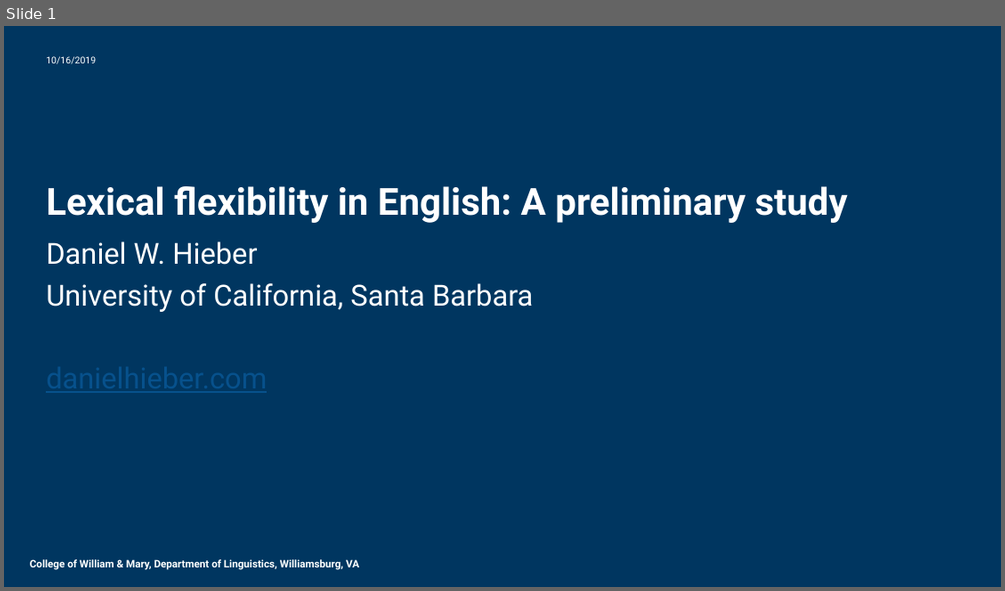
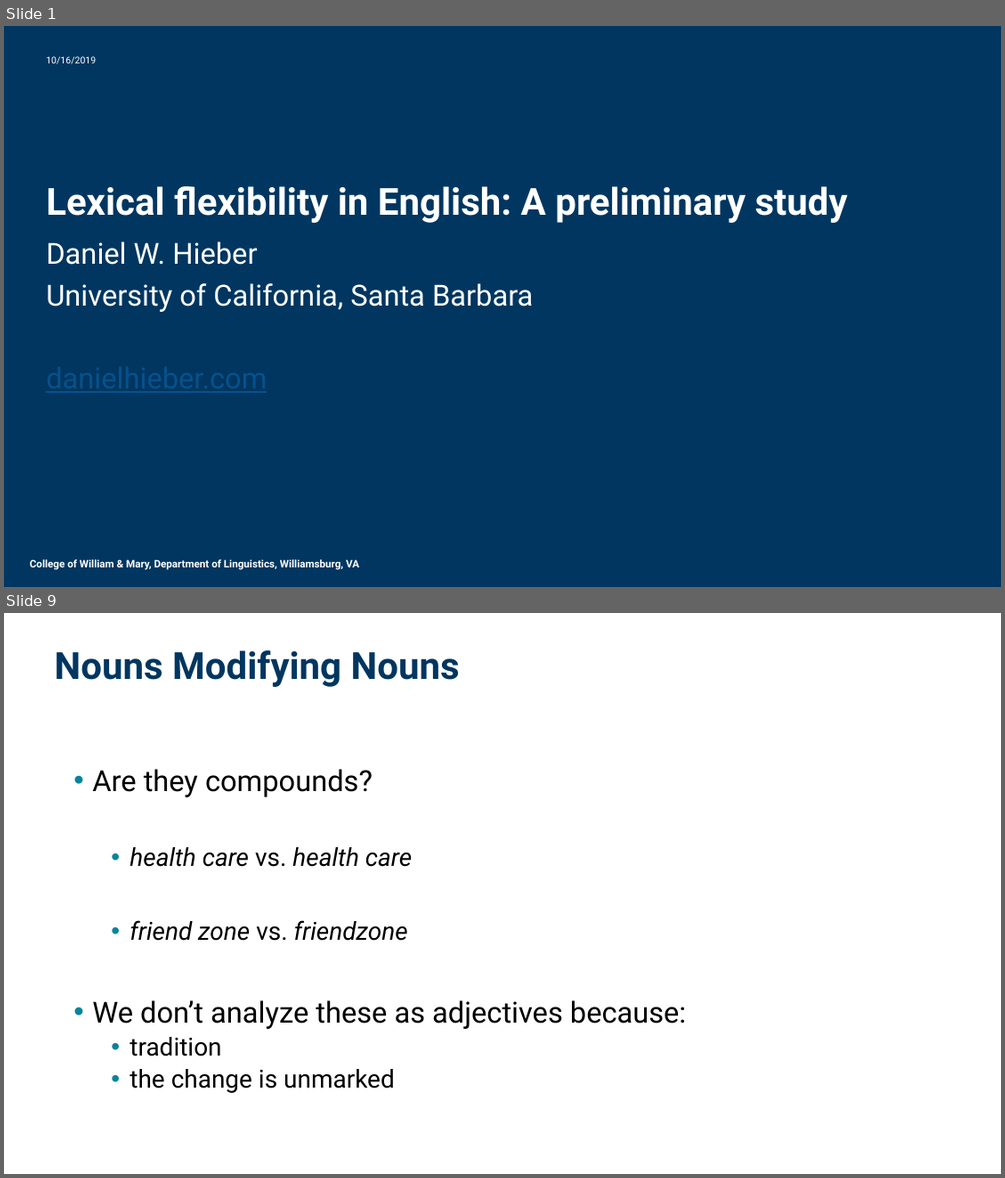
Before and after one commit to dwhieb/dissertation, a slide deck: presentations/Hieber. 2019. Lexical flexibility in English.pptx. Shown one above the other, each under a label of ours: slide 1 before the commit, slides 1 and 9 after it; the slides between them are not shown. The pictures are 1005x591 and 1005x1178 pixels, drawn with LibreOffice and Linux fonts; fonts in the diff are those of the drawing; background and template pictures are left out. Boxes give left, top, right and bottom in pixels: in the first picture for what was removed or moved away, otherwise in the second. Text is boxed around its words. In the diff, an @@ line names an element or a change of style, - is before the commit and + after.

```diff
--- a/presentations/Hieber. 2019. Lexical flexibility in English.pptx
+++ b/presentations/Hieber. 2019. Lexical flexibility in English.pptx
@@ slide 9 added at [4, 613, 1001, 1174], background #FFFFFF @@
@@ title added at [55, 650, 460, 687], 36 pt, text #003660, bold @@
+Nouns Modifying Nouns
@@ text added at [92, 769, 686, 1093], 24 pt, text #000000 @@
+• Are they compounds?
+  • health care vs. health care
+  • friend zone vs. friendzone
+• We don’t analyze these as adjectives because:
+  • tradition
+  • the change is unmarked
```
Also in this commit, not shown: 51 other slides added, 1 slide removed, 1 other file.
